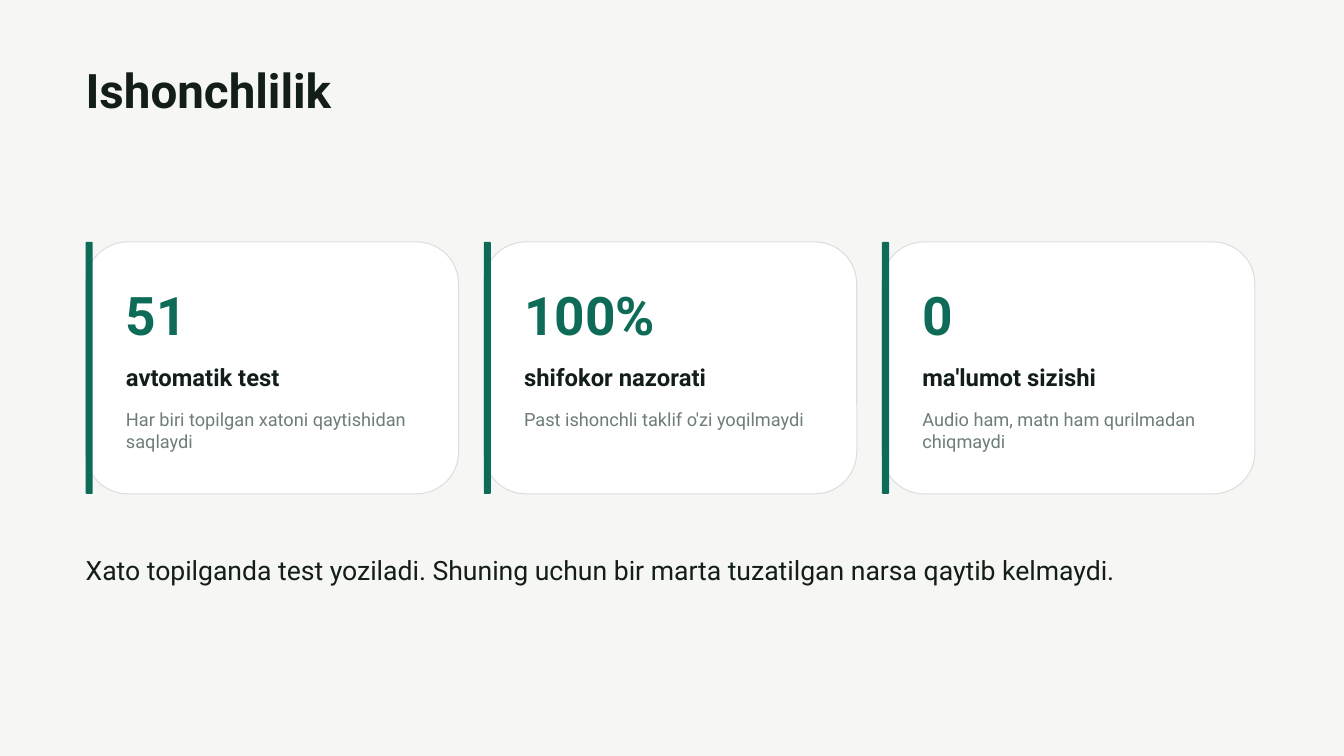
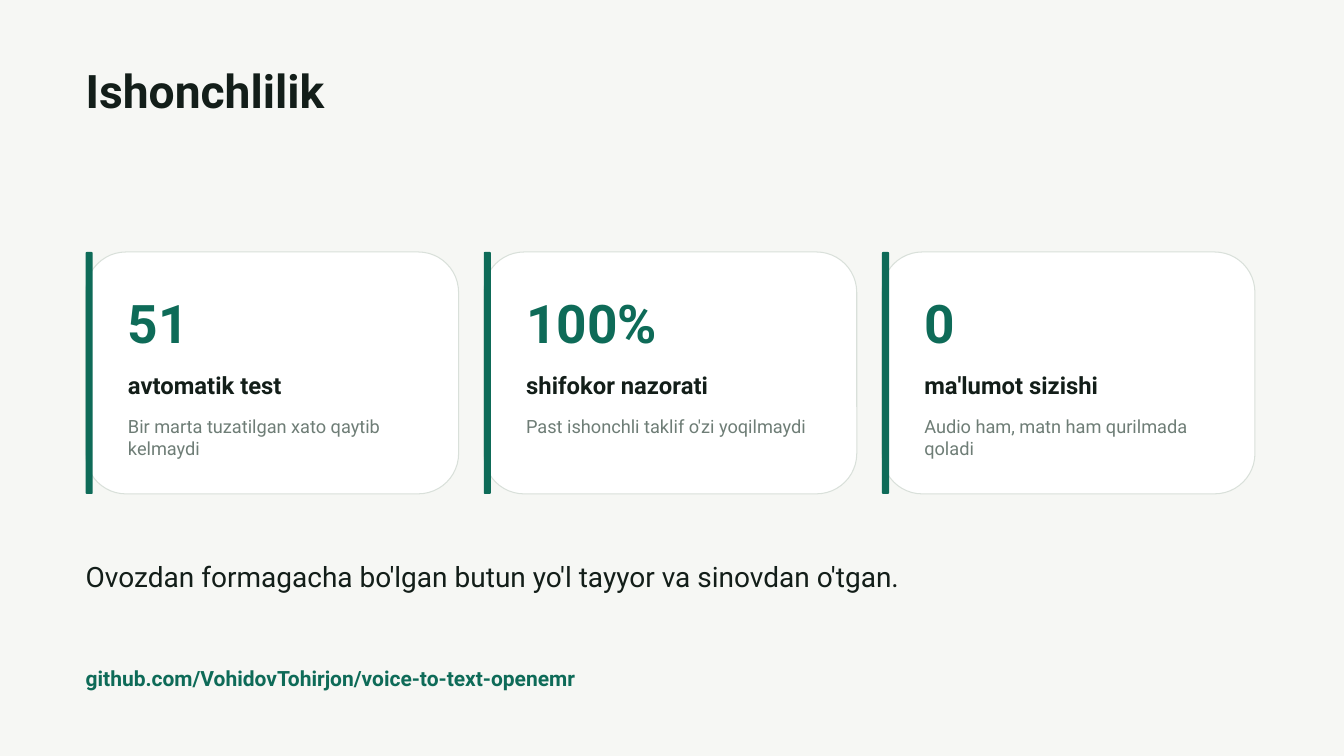
Before and after one commit to VohidovTohirjon/voice-to-text-openemr, a slide deck: slide 6 of docs/OpenEMR-ovozli-yozuv.pptx (slide 9 before the commit). Drawn at 1344x756 pixels with LibreOffice and Linux fonts; fonts in the diff are those of the drawing. Boxes give left, top, right and bottom in pixels: in the first picture for what was removed or moved away, otherwise in the second. Text is boxed around its words. In the diff, an @@ line names an element or a change of style, - is before the commit and + after.

```diff
--- a/docs/OpenEMR-ovozli-yozuv.pptx
+++ b/docs/OpenEMR-ovozli-yozuv.pptx
@@ text "Ishonchlilik" at [86, 73, 325, 109]: size 34 to 33 pt; more space between paragraphs @@
@@ rounded rectangle: place and size @@
-rounded rectangle at [86, 242, 459, 494]
+rounded rectangle at [86, 252, 459, 494]
@@ rounded rectangle: place and size @@
-rounded rectangle at [86, 242, 93, 494]
+rounded rectangle at [86, 252, 93, 494]
@@ rounded rectangle: place and size @@
-rounded rectangle at [484, 242, 857, 494]
+rounded rectangle at [484, 252, 857, 494]
@@ rounded rectangle: place and size @@
-rounded rectangle at [484, 242, 491, 494]
+rounded rectangle at [484, 252, 491, 494]
@@ rounded rectangle: place and size @@
-rounded rectangle at [882, 242, 1255, 494]
+rounded rectangle at [882, 252, 1255, 494]
@@ rounded rectangle: place and size @@
-rounded rectangle at [882, 242, 889, 494]
+rounded rectangle at [882, 252, 889, 494]
@@ more space between paragraphs in 7 elements at [526, 419, 806, 437], [128, 305, 189, 344], [128, 376, 281, 395], [526, 304, 657, 344], [526, 376, 708, 395], [924, 304, 954, 344], [924, 376, 1098, 395] @@
@@ 6 texts: place and size @@
-6 texts at [126, 296, 1096, 387]
+6 texts at [128, 304, 1098, 395]
@@ text at [128, 419, 380, 459]: text changed @@
-Har biri topilgan xatoni qaytishidan saqlaydi
+Bir marta tuzatilgan xato qaytib kelmaydi
@@ text "Past ishonchli taklif o'zi yoqilmaydi": place and size @@
-text "Past ishonchli taklif o'zi yoqilmaydi" at [524, 412, 804, 430]
+text "Past ishonchli taklif o'zi yoqilmaydi" at [526, 419, 806, 437]
@@ text at [924, 419, 1187, 459]: text changed @@
-Audio ham, matn ham qurilmadan chiqmaydi
+Audio ham, matn ham qurilmada qoladi
@@ text at [86, 565, 899, 593]: text changed; size 19 to 20 pt @@
-Xato topilganda test yoziladi. Shuning uchun bir marta tuzatilgan narsa qaytib kelmaydi.
+Ovozdan formagacha bo'lgan butun yo'l tayyor va sinovdan o'tgan.
@@ text added at [86, 670, 575, 691], 15 pt, text #0E6B58, bold @@
+github.com/VohidovTohirjon/voice-to-text-openemr
```
Also in this commit, not shown: 4 other slides changed, 1 slide added, 5 slides removed.
